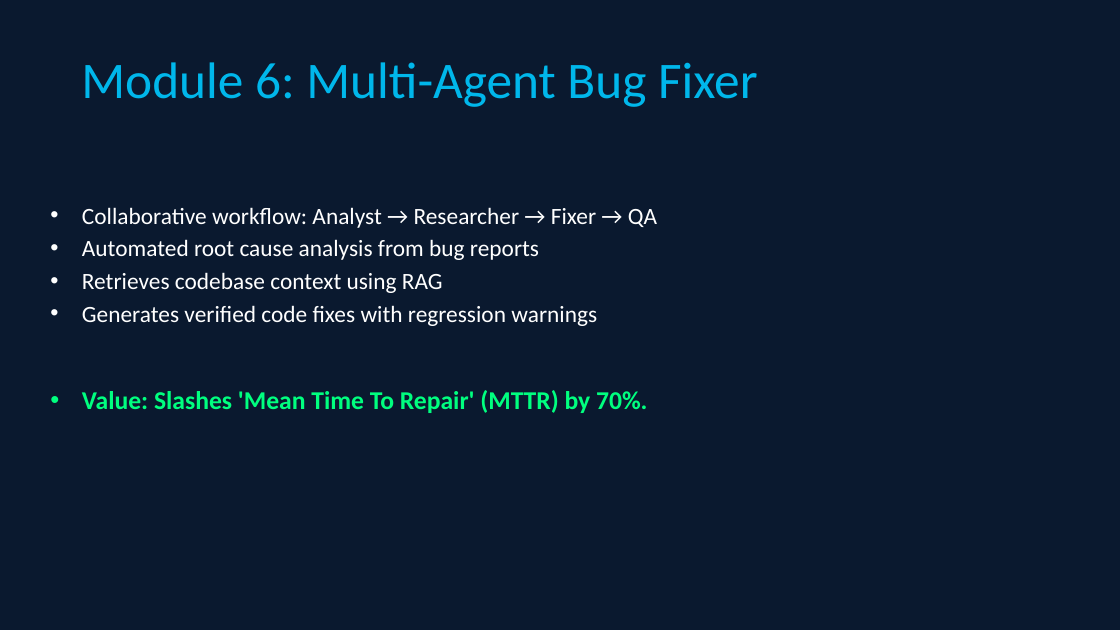
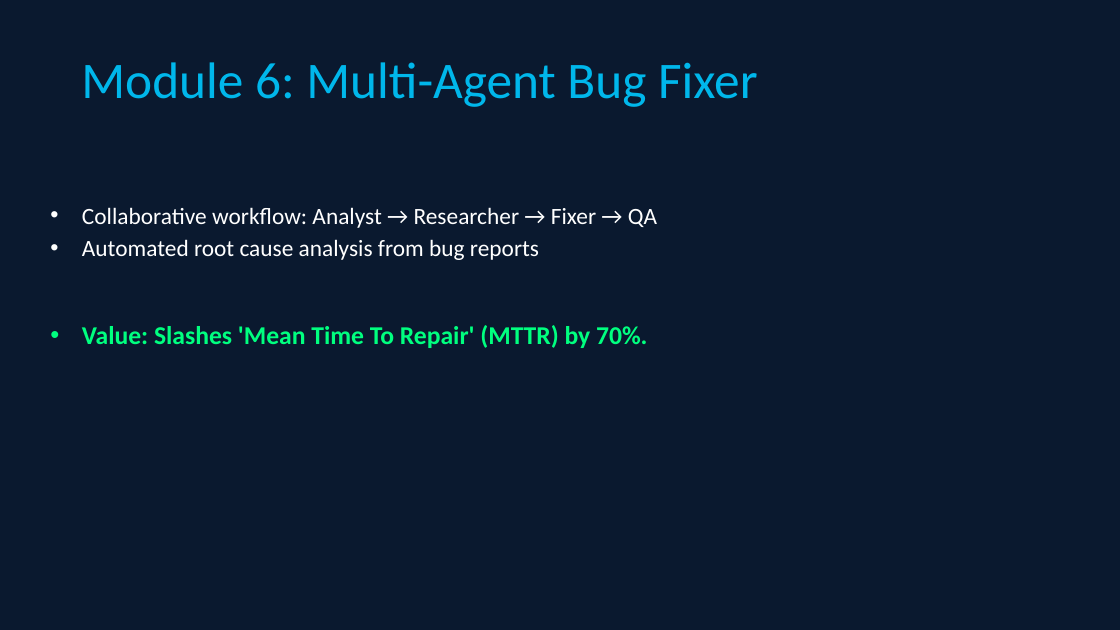
Before and after one commit to Manikandan180804/AI-Augmented-SDLC-platform, a slide deck: slide 10 of backend/AI_SDLC_Presentation.pptx. Drawn at 1120x630 pixels with LibreOffice and Linux fonts; fonts in the diff are those of the drawing. Boxes give left, top, right and bottom in pixels: in the first picture for what was removed or moved away, otherwise in the second. Text is boxed around its words. In the diff, an @@ line names an element or a change of style, - is before the commit and + after.

Commit message:
feat: add Module 8 (AI System Architect) with Mermaid.js integration

```diff
--- a/backend/AI_SDLC_Presentation.pptx
+++ b/backend/AI_SDLC_Presentation.pptx
@@ text at (x1=82, y1=272, x2=597, y2=326): paragraphs removed @@
-• Retrieves codebase context using RAG
-• Generates verified code fixes with regression warnings
```
Also in this commit, not shown: 8 other slides changed, 1 slide added, 1 slide removed, 3 other files.
